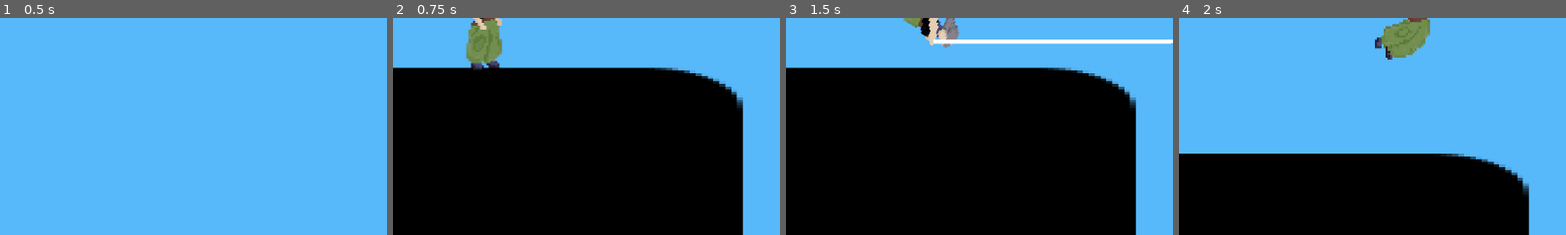
Above: before the commit, frames 1-4 (left to right).
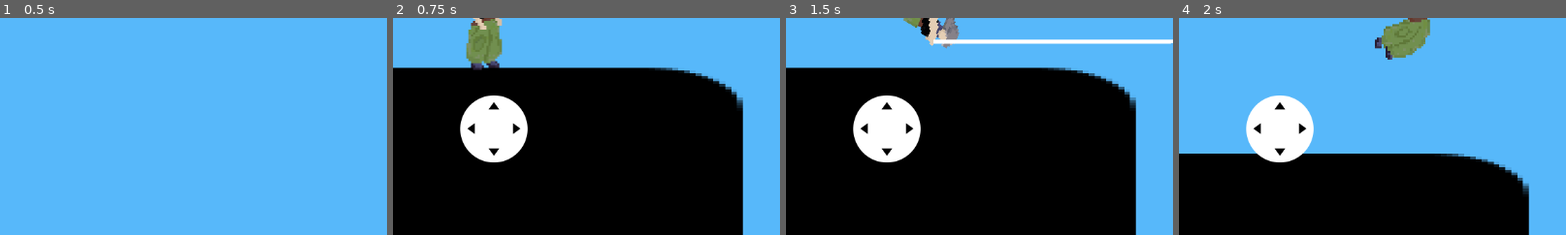
Above: after the commit, the same moments.

Repository: Shubh-2799/rep
Game: Godot game, scene res://controls.tscn
The game is run twice, just before and just after one commit, with the same random seed, the same clock (stepped at 60 frames per second) and the same inputs. The engine's default icon, where the game draws it, is replaced by a stand-in: a white triangle on a blue panel in a dark square.
Inputs (mouse positions are % of the whole screen's width and height, from its top left):
- Up to frame 1 (0.5 s): no input
- Up to frame 2 (0.75 s): click "PLAY" at 0.5 s
- Up to frame 3 (1.5 s): move the mouse to (72, 45) at 1.27 s; hold Right (ui_right) from 1.28 s (still down); tap F (dash) at 1.35 s; click (72, 45) at 1.42 s
- Up to frame 4 (2 s): keep holding Right (ui_right); tap Up (ui_up) at 1.52 s; tap Space (spacebar) at 1.55 s
The pictures show only the part of the screen within x 0-50%, y 50-100%; the shares and areas given below are measured in that part.

Frame 1 is identical in both runs. In frame 2, 4.2% of the frame differs, in the area x 17-35%, y 35-67%; in frame 3, 4.2%; in frame 4, 4.3%.

Commit message:
Mobile controls first try
Not done yet.

Diff:
--- a/a.tscn
+++ b/a.tscn
@@ -13,18 +13,18 @@
 texture = ExtResource("2_1aru6")
 
 [node name="Button" type="Button" parent="."]
-offset_left = 823.0
-offset_top = 614.0
-offset_right = 1192.0
-offset_bottom = 751.0
+offset_left = 345.0
+offset_top = 436.0
+offset_right = 714.0
+offset_bottom = 573.0
 theme_override_font_sizes/font_size = 50
 text = "RETRY"
 
 [node name="Label" type="Label" parent="."]
-offset_left = 499.0
-offset_top = 209.0
-offset_right = 1536.0
-offset_bottom = 410.0
+offset_left = -5.0
+offset_top = 43.0
+offset_right = 1032.0
+offset_bottom = 244.0
 theme_override_font_sizes/font_size = 100
 text = "DED"
 horizontal_alignment = 1
--- /dev/null
+++ b/control.gd
@@ -0,0 +1,11 @@
+extends Control
+
+
+# Called when the node enters the scene tree for the first time.
+func _ready() -> void:
+	pass # Replace with function body.
+
+
+# Called every frame. 'delta' is the elapsed time since the previous frame.
+func _process(delta: float) -> void:
+	pass
--- a/node_2d.tscn
+++ b/node_2d.tscn
@@ -13,6 +13,7 @@
 [ext_resource type="Texture2D" uid="uid://ccft28iuhcakx" path="res://Glacial-mountains-parallax-background_vnitti/Layers/clouds_mg_1_lightened.png" id="7_dmad8"]
 [ext_resource type="Texture2D" uid="uid://c6chfb0p7k4oi" path="res://Glacial-mountains-parallax-background_vnitti/Layers/sky.png" id="7_eqgfy"]
 [ext_resource type="Script" path="res://sprite_2d.gd" id="8_adgsx"]
+[ext_resource type="PackedScene" uid="uid://0wlm1n4b3hr3" path="res://touchcontrols.tscn" id="14_q7oi1"]
 
 [sub_resource type="RectangleShape2D" id="RectangleShape2D_mvnyt"]
 size = Vector2(127.928, 128)
@@ -161,4 +162,12 @@
 wait_time = 0.2
 one_shot = true
 
+[node name="Control" type="Control" parent="."]
+layout_mode = 3
+anchors_preset = 0
+offset_right = 40.0
+offset_bottom = 40.0
+
+[node name="CanvasLayer" parent="Control" instance=ExtResource("14_q7oi1")]
+
 [connection signal="timeout" from="Timer" to="." method="_on_timer_timeout"]
--- /dev/null
+++ b/touchcontrols.tscn
@@ -0,0 +1,38 @@
+[gd_scene load_steps=3 format=3 uid="uid://0wlm1n4b3hr3"]
+
+[ext_resource type="PackedScene" uid="uid://dmr0fcamx7t56" path="res://virtual_joystick_scene.tscn" id="1_05bno"]
+[ext_resource type="Texture2D" uid="uid://i0ovfara0gfe" path="res://button.png" id="1_pgp6n"]
+
+[node name="CanvasLayer" type="CanvasLayer"]
+
+[node name="Virtual Joystick" parent="." instance=ExtResource("1_05bno")]
+
+[node name="Left" type="TouchScreenButton" parent="."]
+visible = false
+position = Vector2(424, 631)
+rotation = -1.5708
+scale = Vector2(0.6, 0.6)
+texture_normal = ExtResource("1_pgp6n")
+action = "ui_left"
+
+[node name="Control" type="Control" parent="."]
+layout_mode = 3
+anchors_preset = 1
+anchor_left = 1.0
+anchor_right = 1.0
+offset_left = -216.0
+offset_top = 764.0
+offset_right = -216.0
+offset_bottom = 764.0
+grow_horizontal = 0
+
+[node name="Right" type="TouchScreenButton" parent="Control"]
+rotation = 1.5708
+scale = Vector2(0.8, 0.806)
+texture_normal = ExtResource("1_pgp6n")
+action = "dash"
+
+[node name="Jump" type="TouchScreenButton" parent="Control"]
+scale = Vector2(0.8, 0.8)
+texture_normal = ExtResource("1_pgp6n")
+action = "spacebar"
--- a/virtual_joystick_scene.tscn
+++ b/virtual_joystick_scene.tscn
@@ -16,6 +16,7 @@
 script = ExtResource("1_8x4dy")
 
 [node name="Base" type="TextureRect" parent="."]
+self_modulate = Color(0, 0, 0, 0)
 layout_mode = 1
 anchors_preset = 8
 anchor_left = 0.5
Not shown: 1 places in node_2d.tscn that only renumber resources
